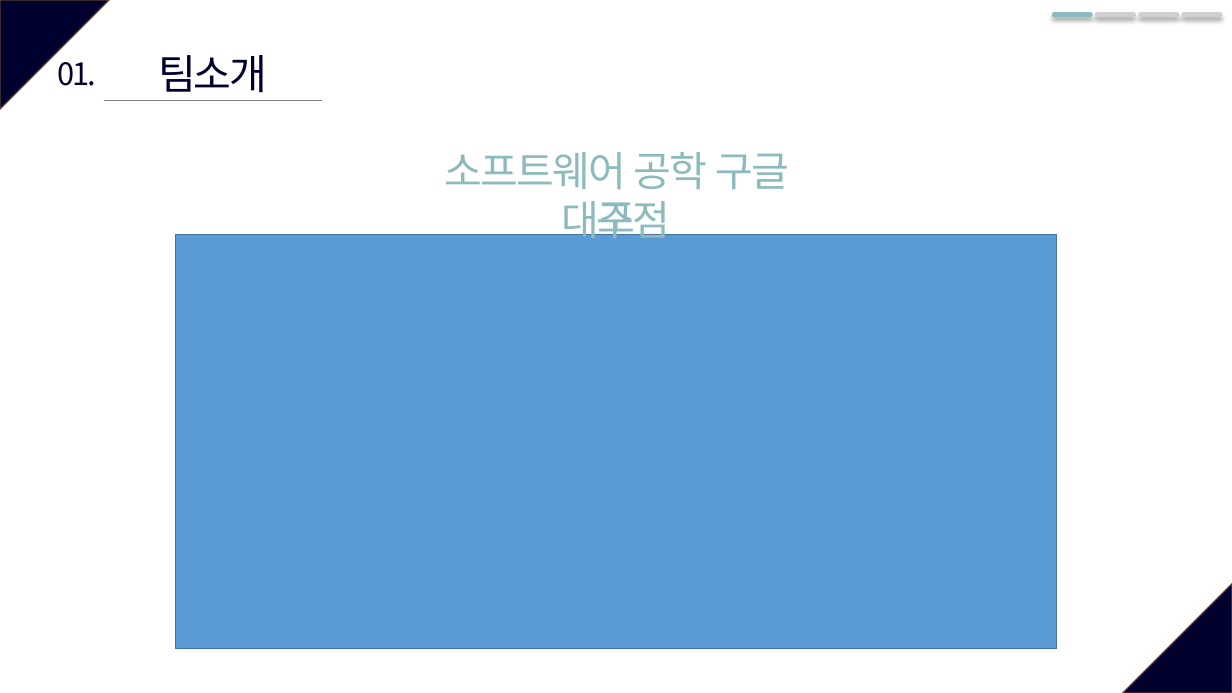
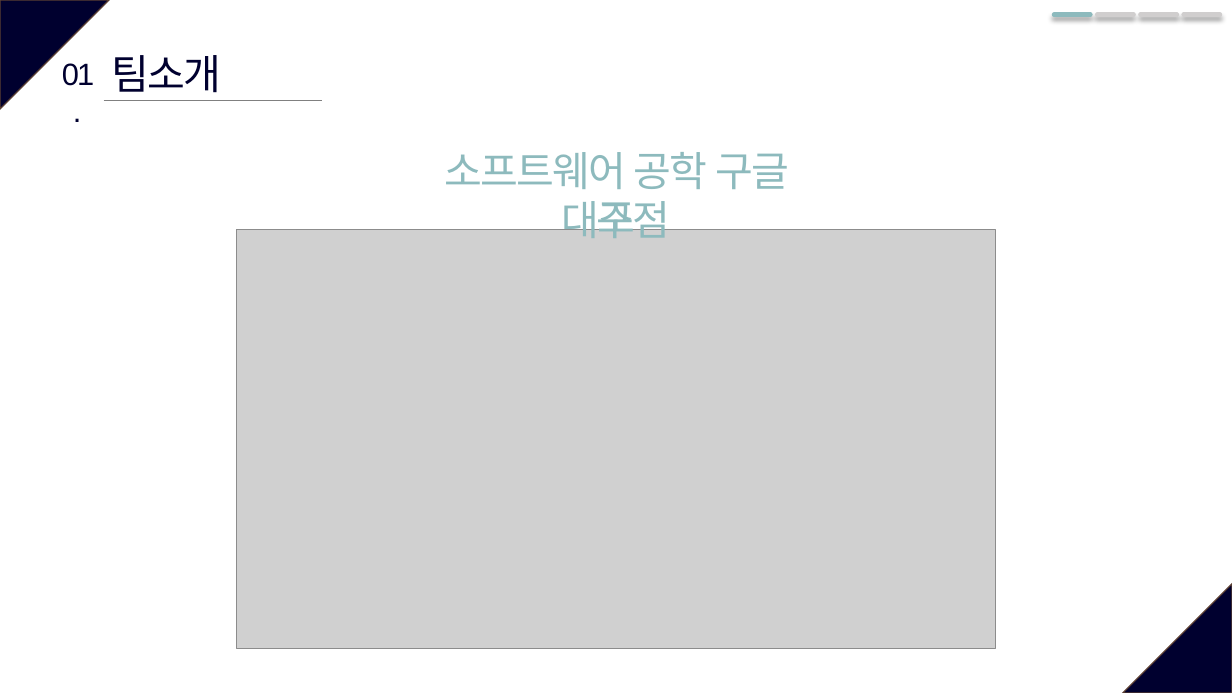
Before and after one commit to JeongJuhyeon/KNUBus, a slide deck: slide 4 of designdocs/Project Plan Presentation.pptx. Drawn at 1232x693 pixels with LibreOffice and Linux fonts; fonts in the diff are those of the drawing; grey boxes stand for pictures. Boxes give left, top, right and bottom in pixels: in the first picture for what was removed or moved away, otherwise in the second. Text is boxed around its words. In the diff, an @@ line names an element or a change of style, - is before the commit and + after.

```diff
--- a/designdocs/Project Plan Presentation.pptx
+++ b/designdocs/Project Plan Presentation.pptx
@@ text "01." at [62,63,94,86]: font Noto Sans CJK KR to Arial @@
@@ text "팀소개" at [112,55,222,93]: font Noto Sans CJK KR to Arial @@
@@ text "팀소개": place and size @@
-text "팀소개" at [158,55,268,93]
+text "팀소개" at [112,55,222,93]
@@ rectangle removed at [176,235,1056,649] @@
@@ picture added at [237,229,995,649] @@
```
Also in this commit, not shown: 13 other slides changed, 1 slide added, 2 slides removed.
